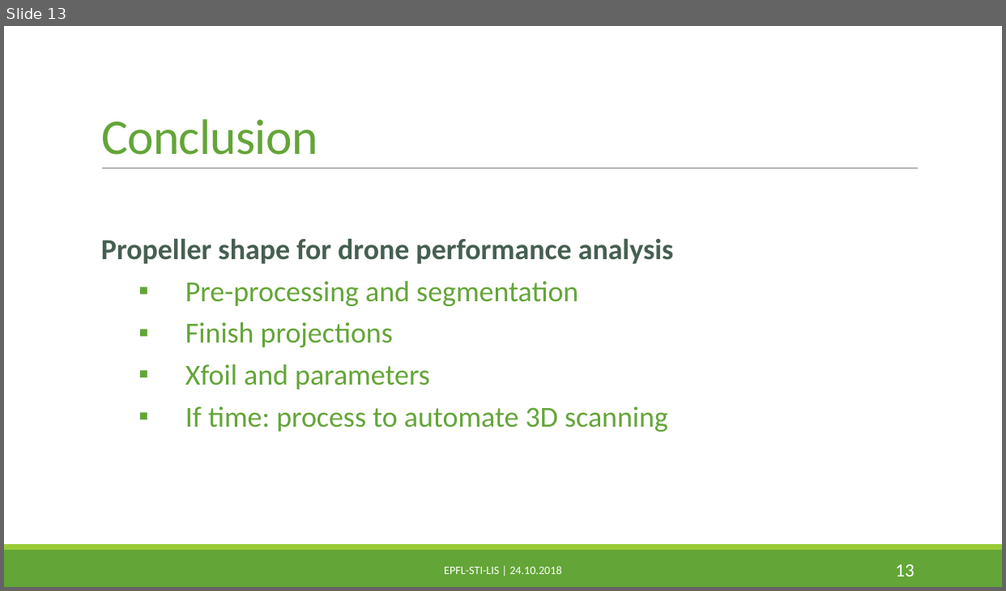
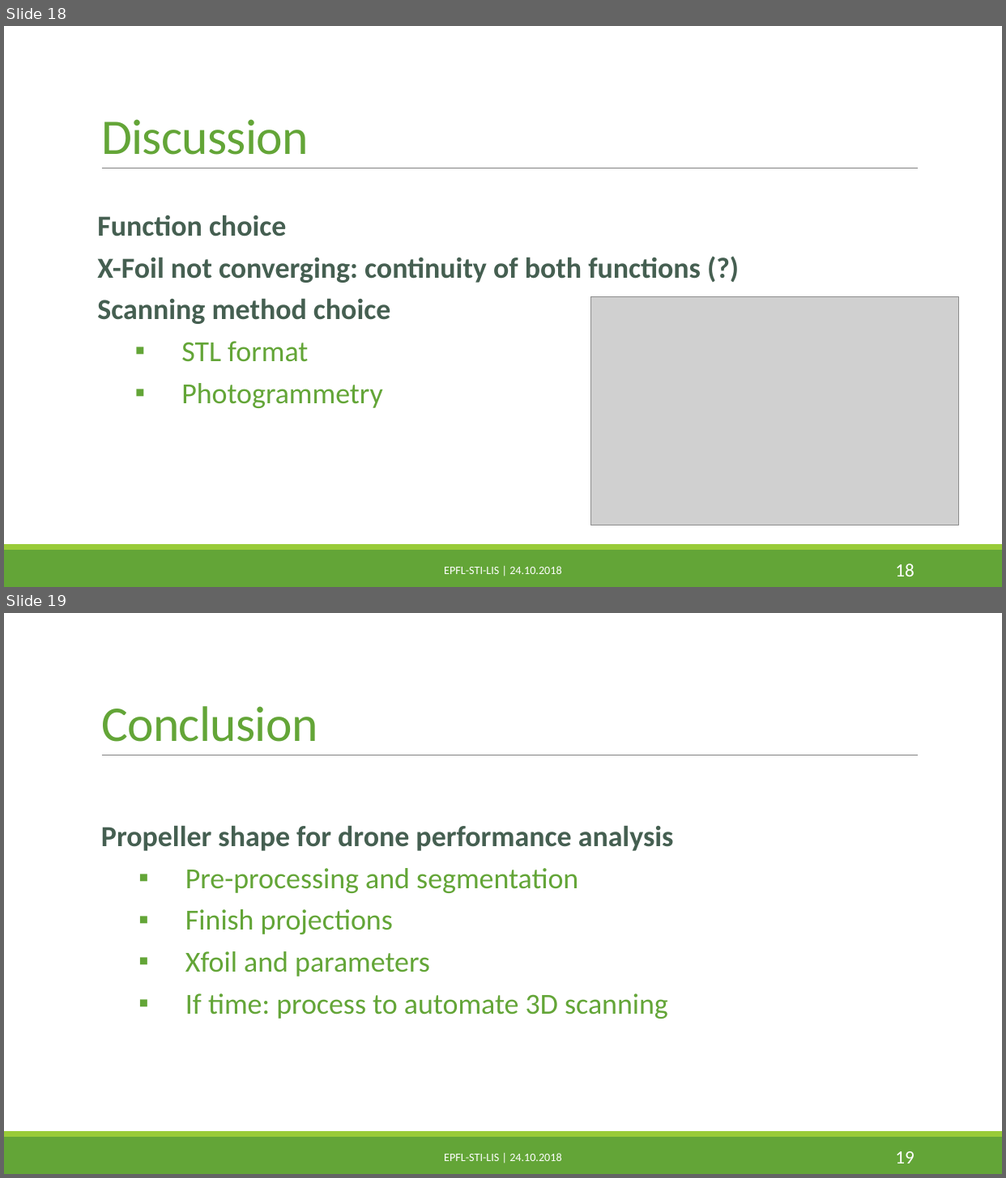
Before and after one commit to PaulineMauryL/PropellerProject, a slide deck: Report/MIDTERM.pptx. Shown one above the other, each under a label of ours: slide 13 before the commit, slides 18 and 19 after it. The pictures are 1006x591 and 1006x1178 pixels, drawn with LibreOffice and Linux fonts; fonts in the diff are those of the drawing; grey boxes stand for pictures. Boxes give left, top, right and bottom in pixels: in the first picture for what was removed or moved away, otherwise in the second. Text is boxed around its words. In the diff, an @@ line names an element or a change of style, - is before the commit and + after.

```diff
--- a/Report/MIDTERM.pptx
+++ b/Report/MIDTERM.pptx
@@ slide 18 added at box(4, 26, 1002, 587), background #FFFFFF; not listed: 3 template elements that a slide beside it also shows @@
@@ title added at box(101, 119, 309, 155), 48 pt, text #63A537 @@
+Discussion
@@ text added at box(97, 215, 701, 408), 28 pt, text #455F51, bold @@
+Function choice
+X-Foil not converging: continuity of both functions (?)
+Scanning method choice
+  ▪ STL format
+  ▪ Photogrammetry
@@ picture added at box(591, 297, 959, 526) @@
@@ text added at box(444, 566, 561, 574), 11 pt, text #FFFFFF @@
+EPFL-STI-LIS | 24.10.2018
@@ page number added at box(895, 564, 914, 577), 18 pt, text #FFFFFF @@
+18
@@ what was slide 13 is now slide 19 @@
@@ page number at box(895, 1152, 914, 1164): text changed @@
-13
+19
```
Also in this commit, not shown: 9 slides changed, 6 other slides added, 1 slide removed, 14 other files.
